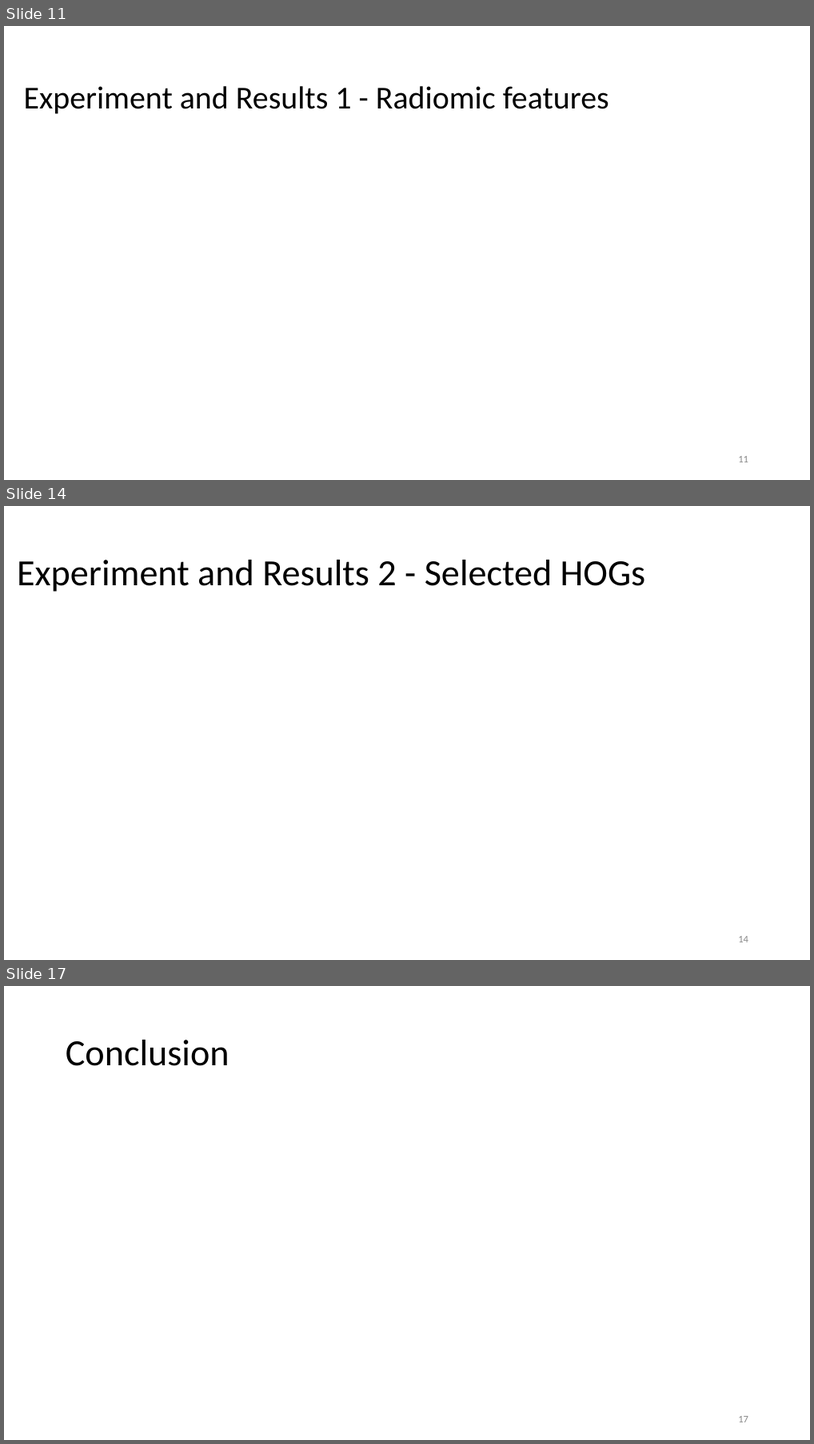
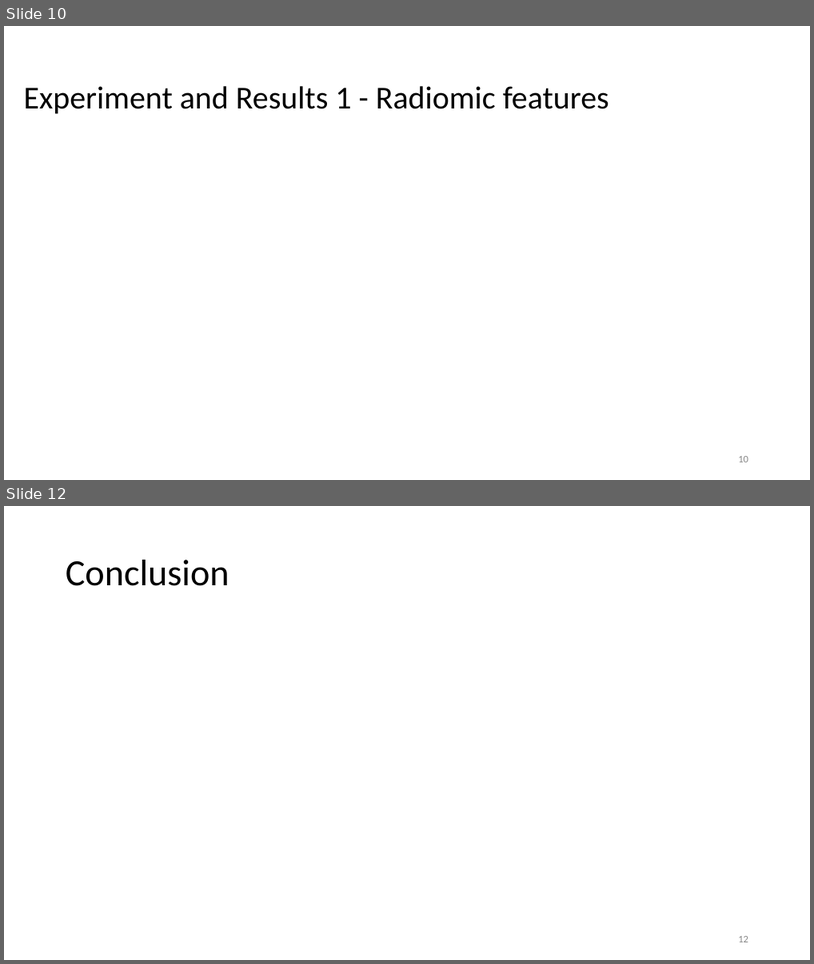
Before and after one commit to zejunyan/mialab, a slide deck: .github/workflows/Group 6 mialab-presentation.pptx. Shown one above the other, each under a label of ours: slides 11, 14 and 17 before the commit, slides 10 and 12 after it; the slides between them are not shown. The pictures are 814x1444 and 814x964 pixels, drawn with LibreOffice and Linux fonts; fonts in the diff are those of the drawing; background and template pictures are left out. Boxes give left, top, right and bottom in pixels: in the first picture for what was removed or moved away, otherwise in the second. Text is boxed around its words. In the diff, an @@ line names an element or a change of style, - is before the commit and + after.

```diff
--- a/.github/workflows/Group 6 mialab-presentation.pptx
+++ b/.github/workflows/Group 6 mialab-presentation.pptx
@@ slide 14 removed at <box>4,506,810,960</box>, background #FFFFFF @@
@@ title removed at <box>17,560,646,592</box> @@
-Experiment and Results 2 - Selected HOGs
@@ page number removed at <box>738,936,749,942</box> @@
-14
@@ what was slide 11 is now slide 10 @@
@@ page number at <box>738,456,749,462</box>: text changed @@
-11
+10
@@ what was slide 17 is now slide 12 @@
@@ page number at <box>738,936,749,942</box>: text changed @@
-17
+12
```
Also in this commit, not shown: 4 slides changed, 4 other slides removed.
